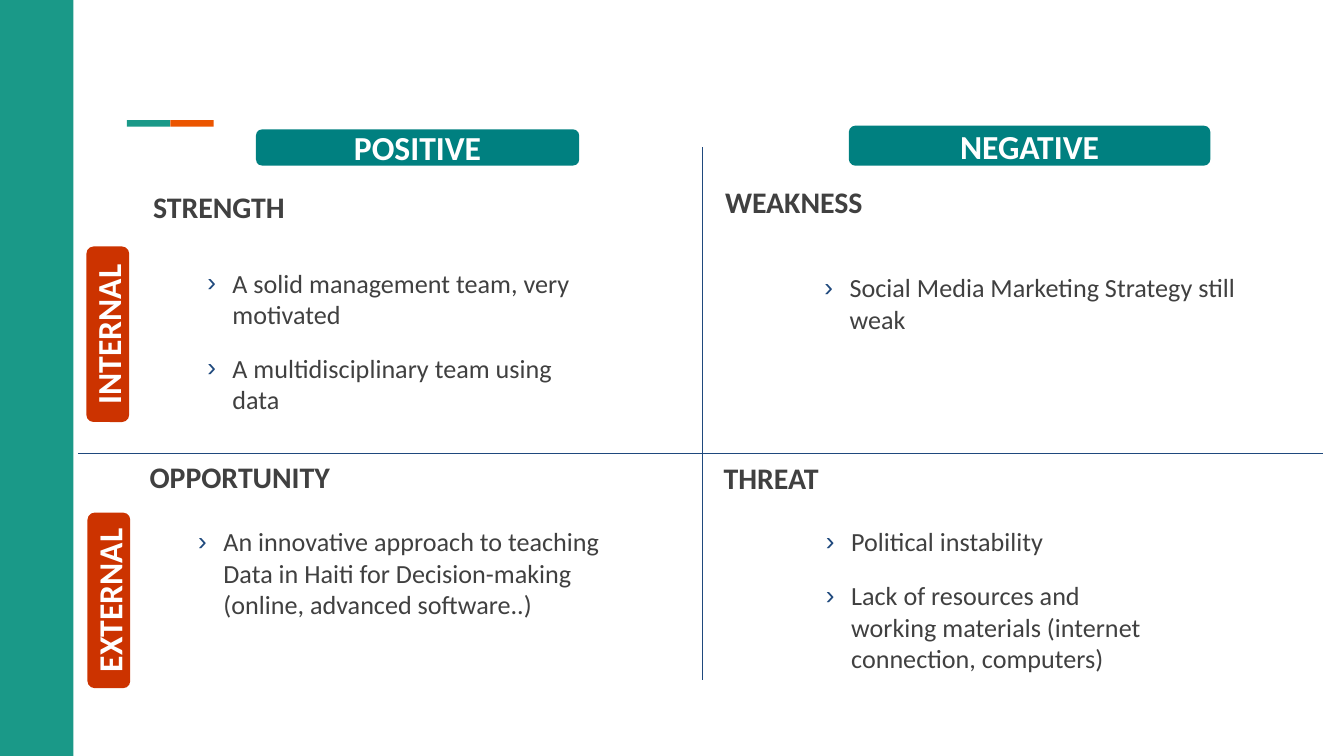
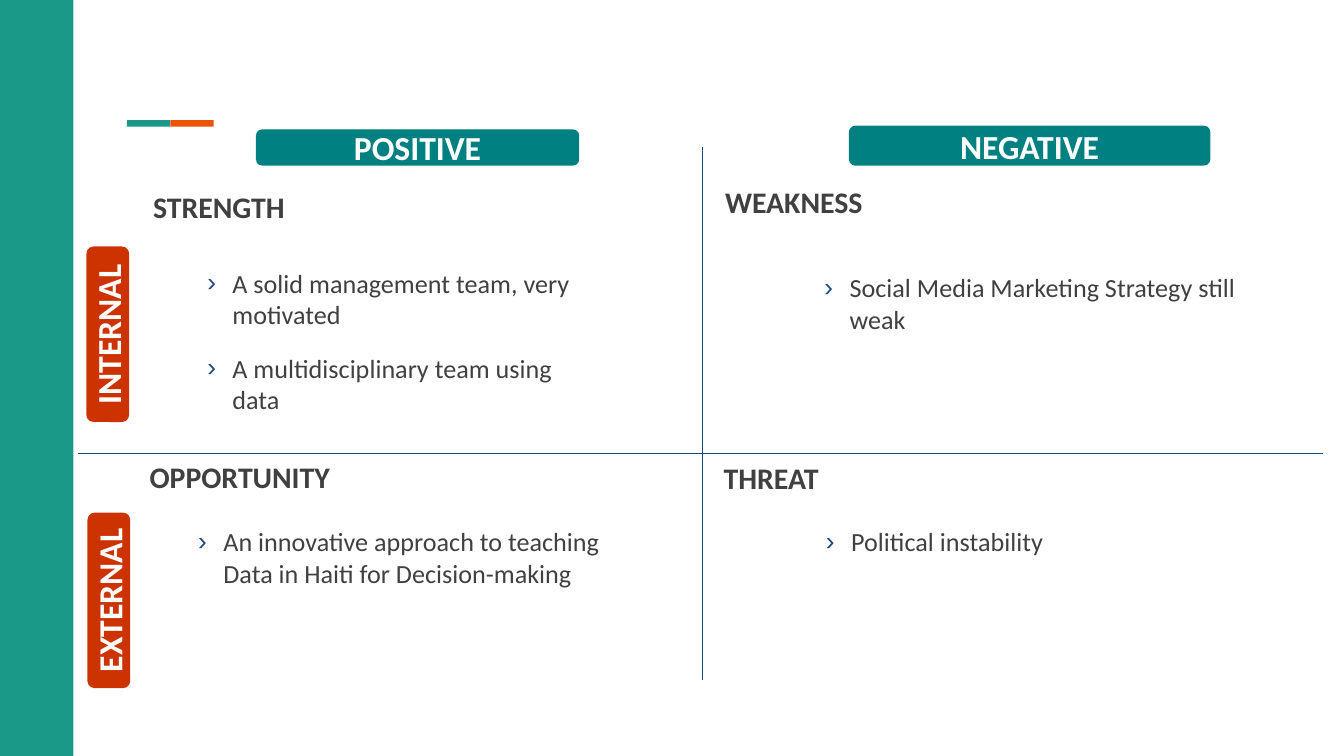
Before and after one commit to bolossi509/Mini-Project-2, a slide deck: slide 14 of ProjectSubmissionTemplate-210521-090339 (1).pptx. Drawn at 1344x756 pixels with LibreOffice and Linux fonts; fonts in the diff are those of the drawing; background and template pictures are left out. Boxes give left, top, right and bottom in pixels: in the first picture for what was removed or moved away, otherwise in the second. Text is boxed around its words. In the diff, an @@ line names an element or a change of style, - is before the commit and + after.

```diff
--- a/ProjectSubmissionTemplate-210521-090339 (1).pptx
+++ b/ProjectSubmissionTemplate-210521-090339 (1).pptx
@@ text at <box>223,533,599,588</box>: text changed @@
-› An innovative approach to teaching Data in Haiti for Decision-making (online, advanced software..)
+› An innovative approach to teaching Data in Haiti for Decision-making
@@ text at <box>851,587,1140,672</box>: paragraph removed @@
-› Lack of resources and working materials (internet connection, computers)
```
